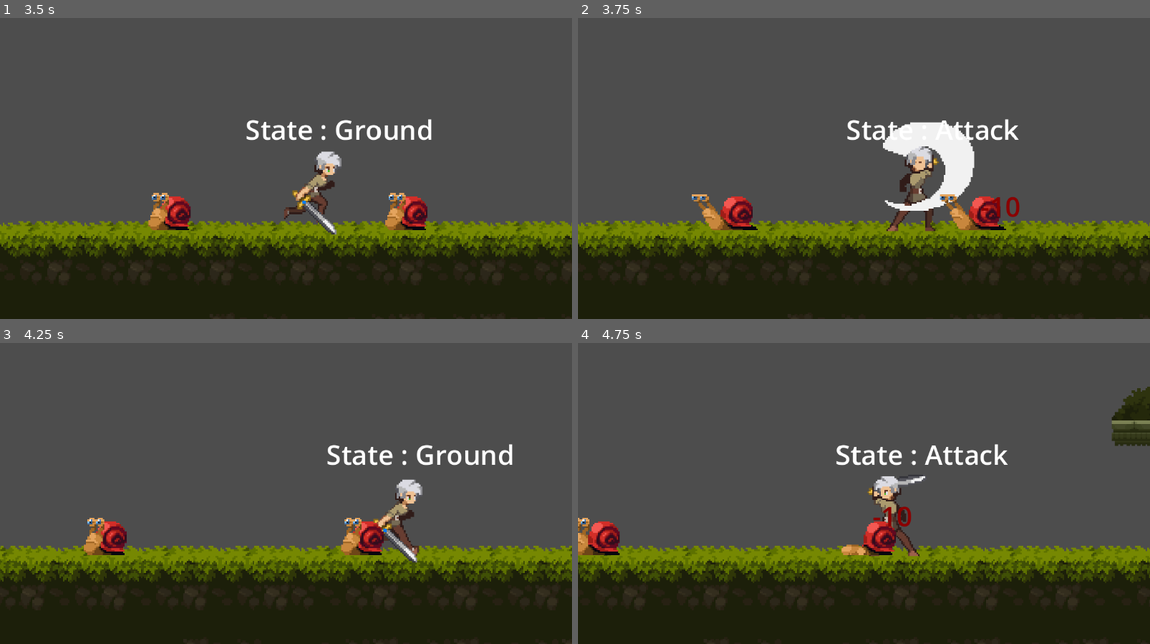
Above: before the commit, frames 1-4 (two rows, left to right).
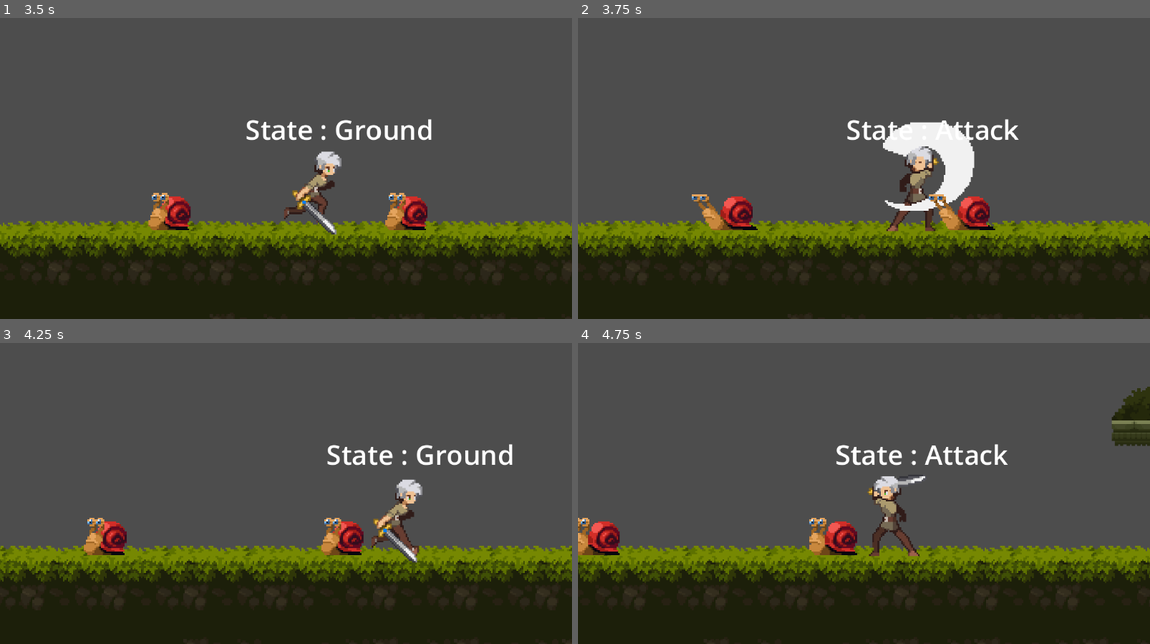
Above: after the commit, the same moments.

Repository: Pikalyx/The-Lost_Woods
Game: Godot game, scene res://test_level.tscn
Two runs of this game, one before a commit and one after it. Both use one fixed random seed, a clock stepped at 60 frames per second and the inputs below.
Inputs:
- Up to frame 1 (3.5 s): hold F (attack) 0.53-1.28 s; hold D (right) 0.53-2.03 s; tap Space (jump) at 0.77, 1.52, 3.02 s; tap F (attack) at 1.35, 2.85 s; hold A (left) 2.03-2.78 s; hold F (attack) 2.03-2.78 s; hold D (right) from 2.78 s (still down)
- Up to frame 2 (3.75 s): keep holding D (right); hold F (attack) from 3.53 s (still down)
- Up to frame 3 (4.25 s): keep holding D (right); keep holding F (attack); tap Space (jump) at 3.77 s
- Up to frame 4 (4.75 s): release D (right) at 4.28 s; release F (attack) at 4.28 s; hold A (left) from 4.28 s (still down); tap F (attack) at 4.35 s; tap Space (jump) at 4.52 s

Frame 1 is identical in both runs. In frame 2, 1.1% of the frame differs, in the area x 61-78%, y 58-71%; in frame 3, 1.2%; in frame 4, 1.6%, in the area x 40-59%, y 54-71%.
Error after the commit: Cannot call method 'connect' on a null value. (res://Character/HitState.gd:13)

Commit message:
Added a new enemy node
- Added sprites in art folder
- Added base enemy node with minimal code

Diff:
--- a/Character/Damageable.gd
+++ b/Character/Damageable.gd
@@ -1,4 +1,4 @@
-extends Node
+extends CharacterBody2D
 
 class_name Damageable
 
--- /dev/null
+++ b/Character/pig.tscn
@@ -0,0 +1,25 @@
+[gd_scene load_steps=5 format=3 uid="uid://32qhrkuj66dc"]
+
+[ext_resource type="Script" path="res://Character/Damageable.gd" id="1_437jn"]
+[ext_resource type="Script" path="res://Character/player.gd" id="1_gxmkm"]
+[ext_resource type="Texture2D" uid="uid://ca1veod7350ch" path="res://Art/03-Pig/Idle (34x28).png" id="2_g2abw"]
+
+[sub_resource type="RectangleShape2D" id="RectangleShape2D_aw8ki"]
+size = Vector2(146, 198)
+
+[node name="Enemy" type="CharacterBody2D"]
+script = ExtResource("1_gxmkm")
+
+[node name="RayCast2D" type="RayCast2D" parent="."]
+
+[node name="Sprite2D" type="Sprite2D" parent="."]
+texture = ExtResource("2_g2abw")
+
+[node name="CollisionShape2D" type="CollisionShape2D" parent="."]
+shape = SubResource("RectangleShape2D_aw8ki")
+
+[node name="AnimationPlayer" type="AnimationPlayer" parent="."]
+
+[node name="Damageable" type="Node" parent="."]
+script = ExtResource("1_437jn")
+health = 50.0
--- a/Character/snail.tscn
+++ b/Character/snail.tscn
@@ -183,5 +183,8 @@
 wait_time = 0.307
 one_shot = true
 
+[node name="RayCast2D" type="RayCast2D" parent="."]
+position = Vector2(-20, -4)
+
 [connection signal="animation_finished" from="AnimationTree" to="Damageable" method="_on_animation_tree_animation_finished"]
 [connection signal="timeout" from="CharacterStateMachine/Hit/Timer" to="CharacterStateMachine/Hit" method="_on_timer_timeout"]
Binary file added: Art/03-Pig/Attack (34x28).png
Not shown, added: Art/03-Pig/Attack (34x28).png.import
Binary file added: Art/03-Pig/Dead (34x28).png
Not shown, added: Art/03-Pig/Dead (34x28).png.import
Binary file added: Art/03-Pig/Fall (34x28).png
Not shown, added: Art/03-Pig/Fall (34x28).png.import
Binary file added: Art/03-Pig/Ground (34x28).png
Not shown, added: Art/03-Pig/Ground (34x28).png.import
Binary file added: Art/03-Pig/Hit (34x28).png
Not shown, added: Art/03-Pig/Hit (34x28).png.import
Binary file added: Art/03-Pig/Idle (34x28).png
Not shown, added: Art/03-Pig/Idle (34x28).png.import
(and 4 more such lines)
